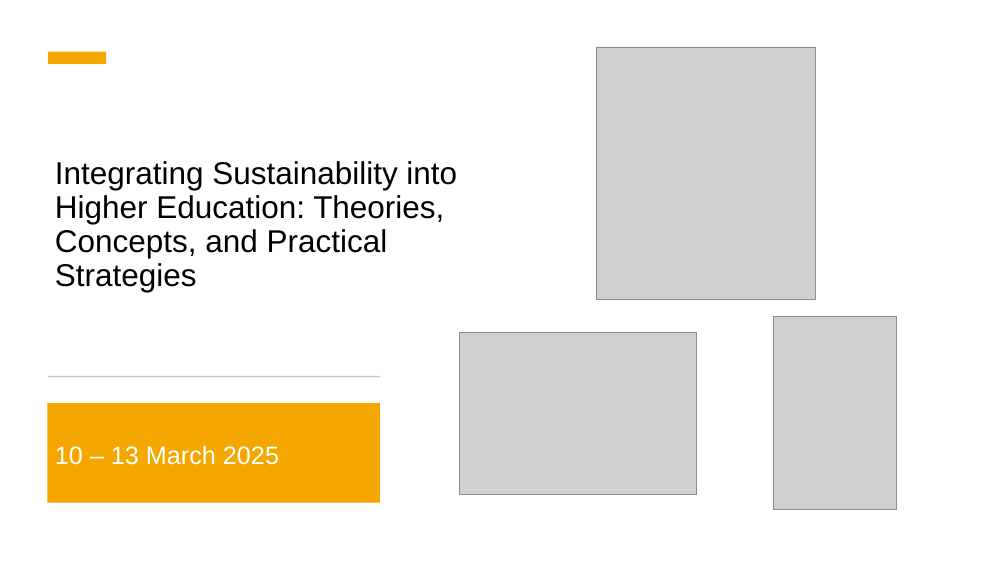
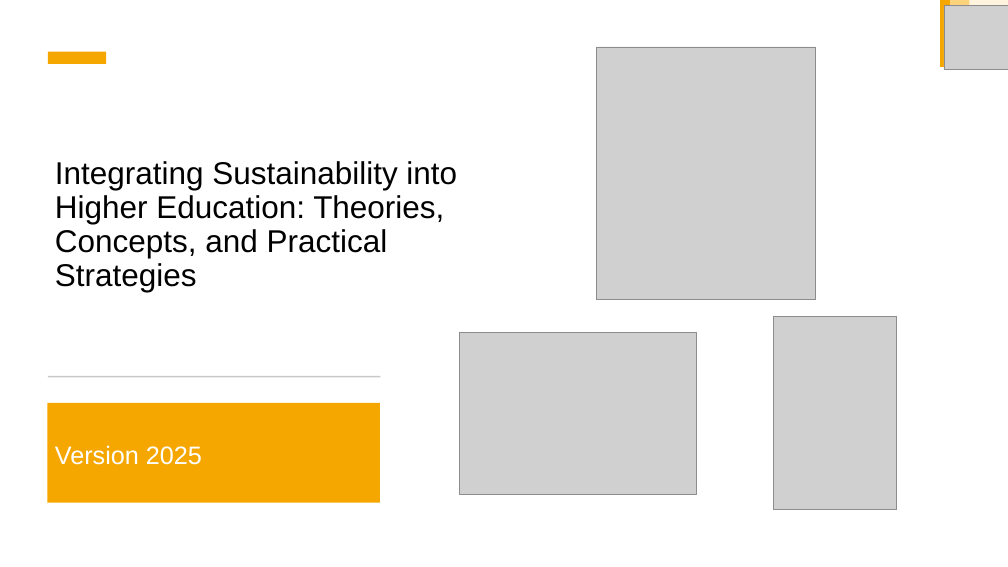
Before and after one commit to CDEteaching/IntegrateSustainabilityIntoHigherEducation_pilotcourse, a slide deck: slide 1 of docs/resources/slides/01_Introduction_to_SD_consolidated.pptx. Drawn at 1008x567 pixels with LibreOffice and Linux fonts; fonts in the diff are those of the drawing; grey boxes stand for pictures. Boxes give left, top, right and bottom in pixels: in the first picture for what was removed or moved away, otherwise in the second. Text is boxed around its words. In the diff, an @@ line names an element or a change of style, - is before the commit and + after.

```diff
--- a/docs/resources/slides/01_Introduction_to_SD_consolidated.pptx
+++ b/docs/resources/slides/01_Introduction_to_SD_consolidated.pptx
@@ group added at [940, 0, 1008, 70]: 3 rectangles, 1 picture @@
@@ subtitle at [55, 445, 202, 465]: text changed @@
-10 – 13 March 2025
+Version 2025
```
Also in this commit, not shown: 12 other slides changed, 25 other files.
